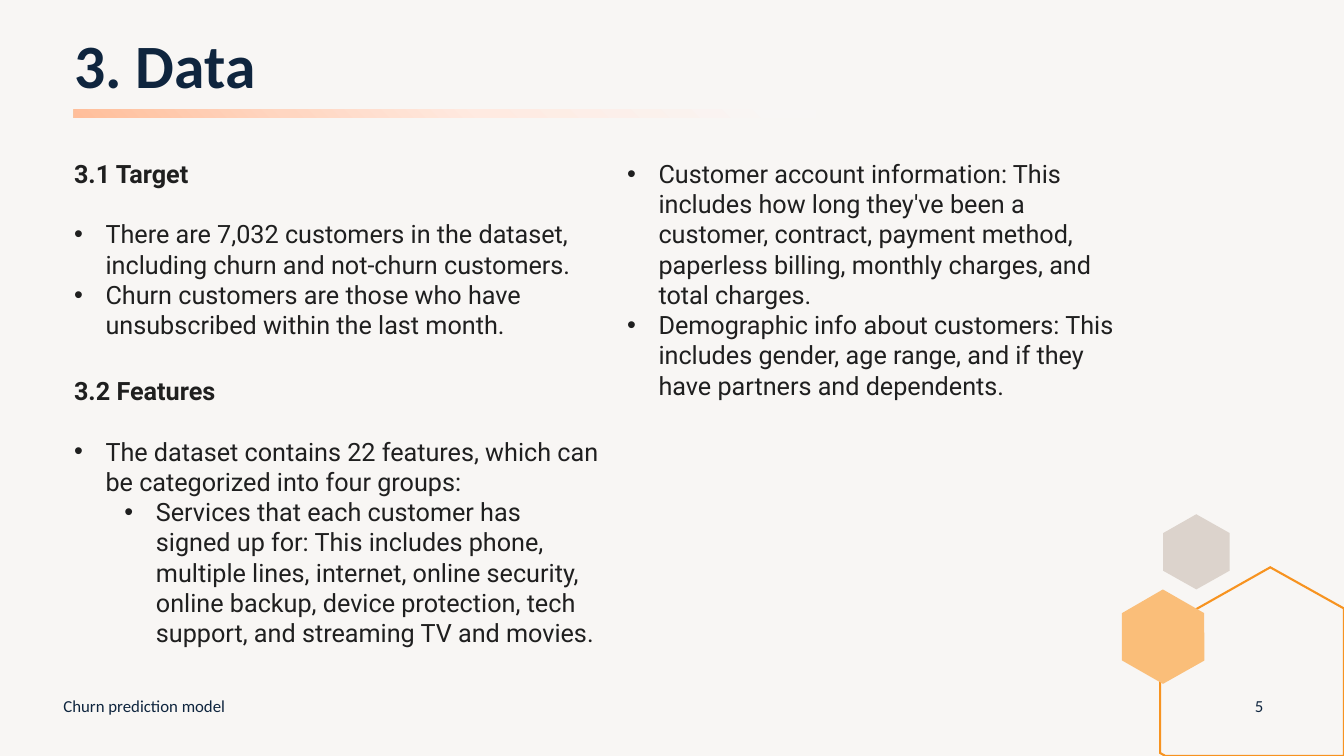
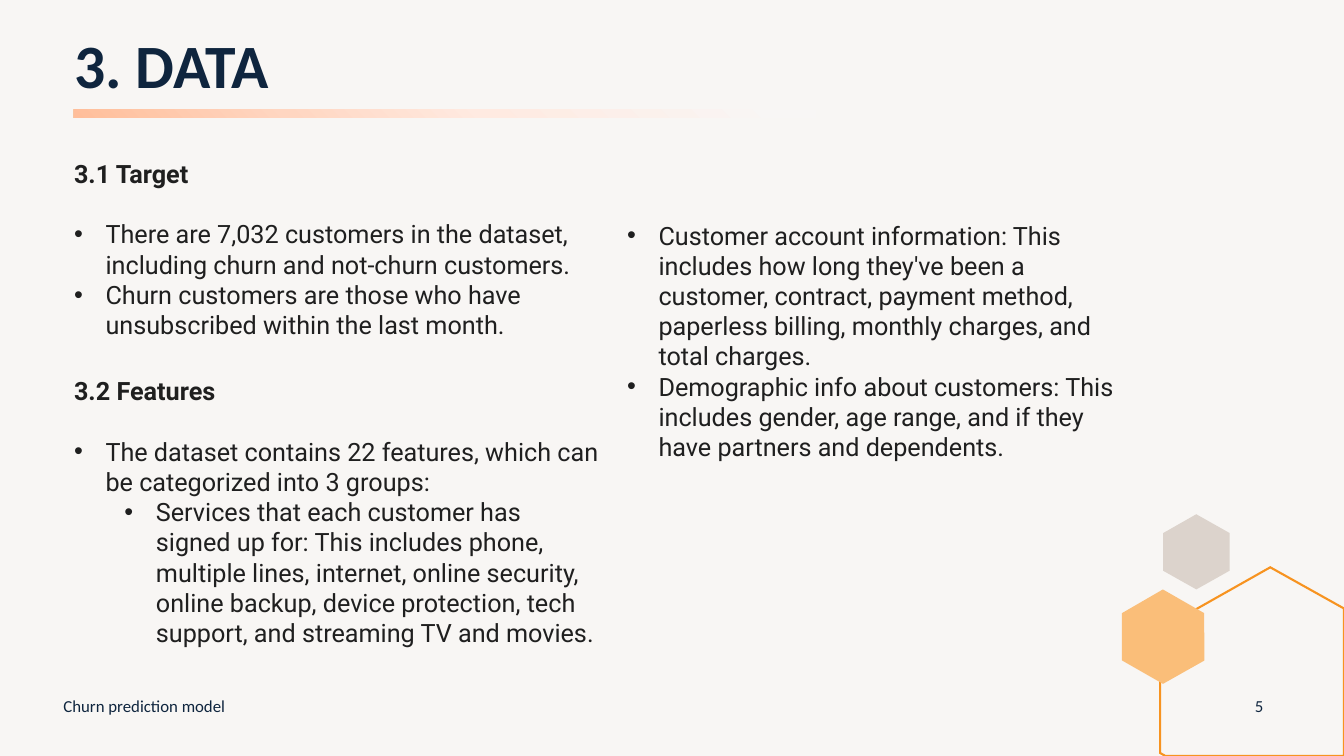
Before and after one commit to peerapat-t/telco_churn_prediction_model, a slide deck: slide 5 of Telco churn prediction model presentation.pptx. Drawn at 1344x756 pixels with LibreOffice and Linux fonts; fonts in the diff are those of the drawing. Boxes give left, top, right and bottom in pixels: in the first picture for what was removed or moved away, otherwise in the second. Text is boxed around its words. In the diff, an @@ line names an element or a change of style, - is before the commit and + after.

```diff
--- a/Telco churn prediction model presentation.pptx
+++ b/Telco churn prediction model presentation.pptx
@@ title at [74,47,269,89]: text changed @@
-3. Data
+3. DATA
@@ text "Customer account information: This includes ...": place and size @@
-text "Customer account information: This includes ..." at [659,164,1113,400]
+text "Customer account information: This includes ..." at [659,226,1113,461]
@@ text at [106,442,598,497]: text changed @@
-• The dataset contains 22 features, which can be categorized into four groups:
+• The dataset contains 22 features, which can be categorized into 3 groups:
```
Also in this commit, not shown: 17 other slides changed, 1 other file.
